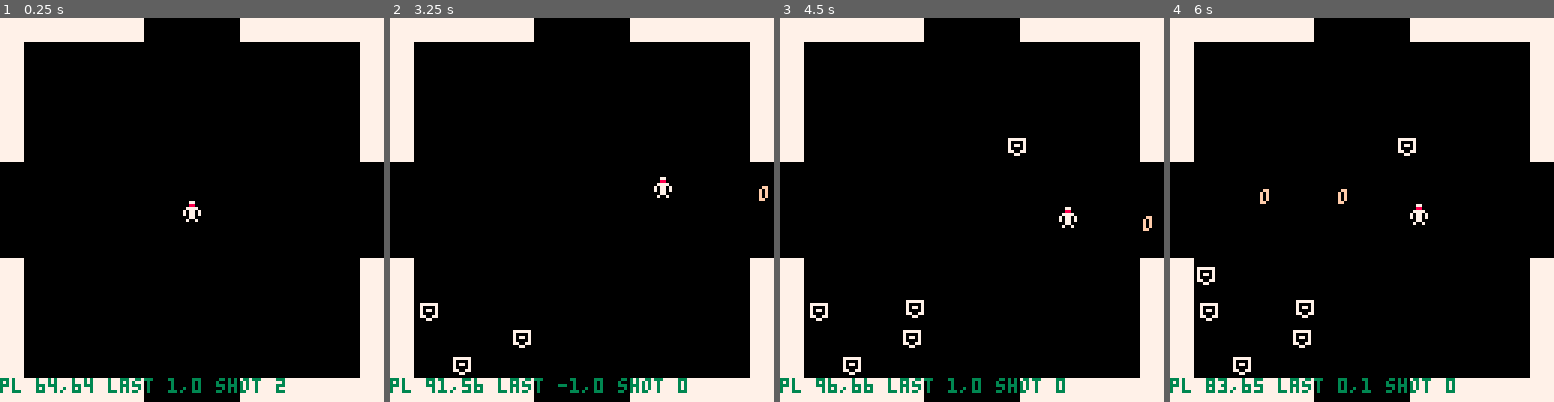
Above: before the commit, frames 1-4 (left to right).
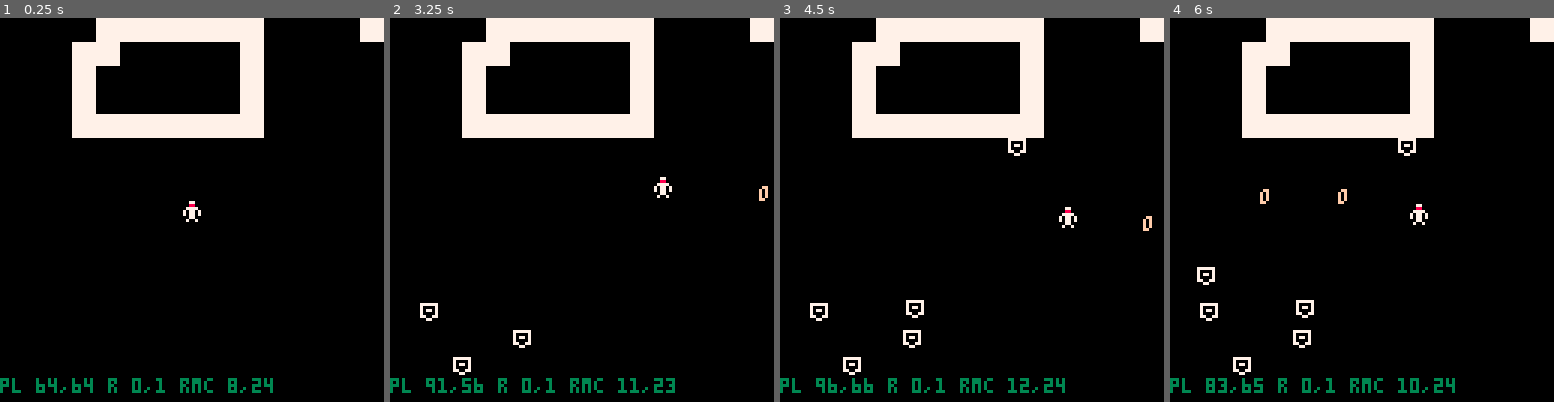
Above: after the commit, the same moments.

Repository: PedroMR/pico8
Game: PICO-8 cartridge ptron.p8
The game is run twice, just before and just after one commit, with the same random seed, the same clock (stepped at 60 frames per second) and the same inputs.
Inputs:
- Up to frame 1 (0.25 s): no input
- Up to frame 2 (3.25 s): tap O (Z key) at 0.7, 1.7, 2.1, 2.5, 2.9 s; hold Right 1.6-2.1 s; hold Up 2.15-2.42 s; hold Right 2.47-3.03 s; hold Left from 3.08 s (still down)
- Up to frame 3 (4.5 s): tap O (Z key) at 3.3, 3.7, 4.1 s; release Left at 3.58 s; hold Down 3.63-3.97 s; hold Right from 4.02 s (still down)
- Up to frame 4 (6 s): tap O (Z key) every 0.4 s from 4.5 to 5.7 s; release Right at 4.68 s; hold Up 4.73-5.03 s; hold Left 5.08-5.68 s; hold Down from 5.73 s (still down)

The runs differ from the first frame. In frame 1, 23% of the frame differs, in the area x 0-100%, y 0-100%; in frame 2, 23%; in frame 3, 23%; in frame 4, 23%.

Commit message:
Collision with tiles works across rooms

Diff:
--- a/ptron.p8
+++ b/ptron.p8
@@ -4,7 +4,7 @@
 --p-tron
 --by kathrrak
 
-room=0 -- 16x16
+room=16 -- 16x16
 local pl={x=64,y=64,spr=1,shot=10,w=4,h=6}
 local pl_last={x=1,y=0}
 scr={x0=0,x1=128,y0=0,y1=128}
@@ -14,14 +14,25 @@
 menuitem(1,"map")
 menuitem(2,"reconfig")
 
+function room_tile(rm)
+ local rm_x = (rm%16)
+ local rm_y = flr(rm/16)
+ return rm_x,rm_y
+end
+
 -- returns coord in tilemap pixels for the tile coords in the room
 function room_coord(rm,tx,ty)
- local rm_x = rm%16
- local rm_y = flr(rm/16)
+ local rm_x,rm_y=room_tile(rm)
  local rx,ry=rm_x*16+tx*8, rm_y*16+ty*8
  return rx,ry
 end
 
+function tile_from_coord(rm,x,y)
+ local rm_x,rm_y=room_tile(rm)
+ local tx,ty = flr(x/8),flr(y/8)
+ local rx,ry=rm_x*16+tx, rm_y*16+ty
+ return rx,ry
+end
 
 local e1={spr=16,w=12,h=14}
 
@@ -129,8 +140,8 @@
 end
 
 function coll_world(o)
- local x0,x1=pl.x-pl.w/2,pl.x+pl.w/2
- local y0,y1=pl.y-pl.h/2,pl.y+pl.h/2
+ local x0,x1=o.x-o.w/2,o.x+o.w/2
+ local y0,y1=o.y-o.h/2,o.y+o.h/2
  -- world bounds
  if x0<scr.x0 or x1>scr.x1 or y0<scr.y0 or y1>scr.y1 then
   return true
@@ -144,14 +155,16 @@
  return false
 end
 
-function mgetoff(tx,ty)
- return mget(tx,ty)
+function mgetoff()
+ local rx,ry=room_tile(room)
+ return mget(rx,ry)
 end
 
 --collision check with tilemap
 function coll_m(x,y)
- local tx,ty=flr(x/8),flr(y/8)
- local t=mgetoff(tx,ty)
+ local rx,ry=tile_from_coord(room,x,y)
+ local tx,ty=flr(rx/8),flr(ry/8)
+ local t=mget(rx,ry)
  local f=fget(t)
  if band(f,1)>0 then
   return true
@@ -247,7 +260,9 @@
   dspr(o)
  end
  color(3)
- print("pl "..pl.x..","..pl.y.." last "..pl_last.x..","..pl_last.y.." shot "..pl.shot,0,120)
+ local rx,ry=room_tile(room,pl.x,pl.y)
+ local rxc,ryc=tile_from_coord(room,pl.x,pl.y)
+ print("pl "..pl.x..","..pl.y.." r "..rx..","..ry.. " rmc "..rxc..","..ryc,0,120)
 end
 
 function dspr(o)
